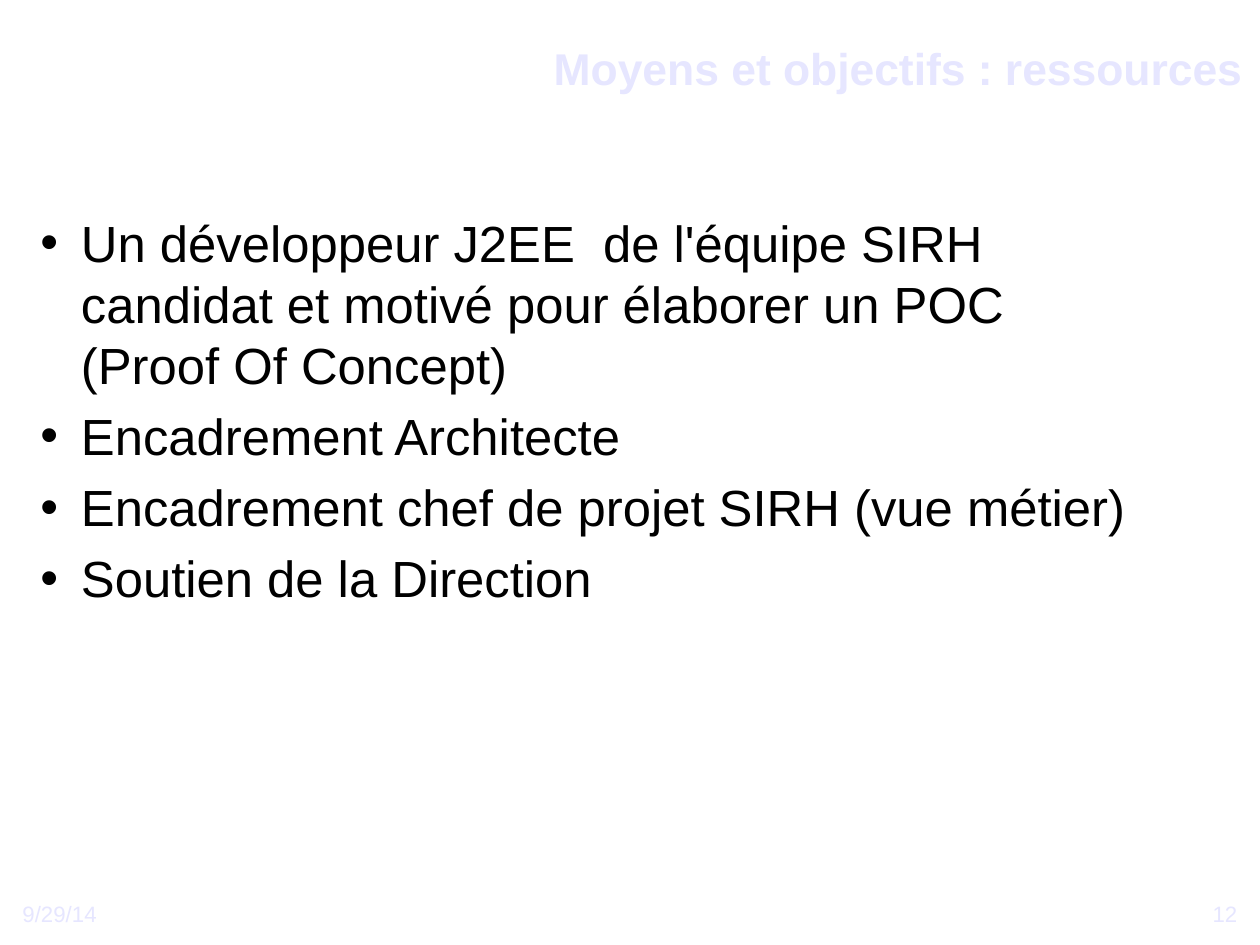
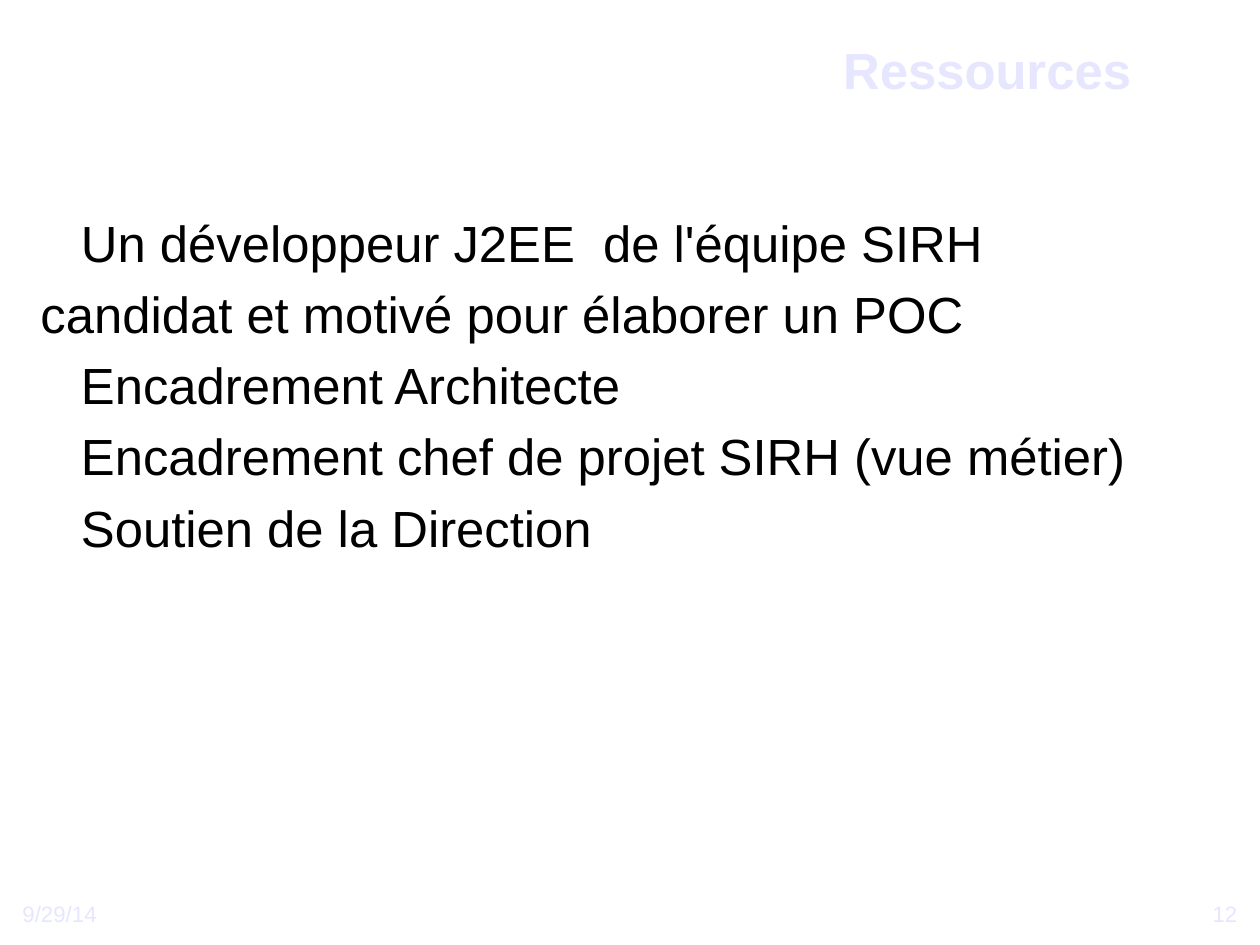
Before and after one commit to DSI-Ville-Noumea/sirh-kiosque-j2ee-old, a slide deck: slide 12 of src/site/resources/Vers_un_Kiosque_RH_J2EE.odp. Drawn at 1260x945 pixels with LibreOffice and Linux fonts; fonts in the diff are those of the drawing; background and template pictures are left out. Boxes give left, top, right and bottom in pixels: in the first picture for what was removed or moved away, otherwise in the second. Text is boxed around its words. In the diff, an @@ line names an element or a change of style, - is before the commit and + after.

```diff
--- a/src/site/resources/Vers_un_Kiosque_RH_J2EE.odp
+++ b/src/site/resources/Vers_un_Kiosque_RH_J2EE.odp
@@ title at <box>7,2,1132,137</box>: text changed; size 28 to 32 pt @@
-Moyens et objectifs : ressources
+Ressources
@@ text at <box>40,224,982,344</box>: text changed @@
-• Un développeur J2EE de l'équipe SIRH candidat et motivé pour élaborer un POC (Proof Of Concept)
+● Un développeur J2EE de l'équipe SIRH
+candidat et motivé pour élaborer un POC
@@ text at <box>81,367,1125,548</box>: bullet • to ● @@
```
Also in this commit, not shown: 27 other slides changed, 1 slide removed.
